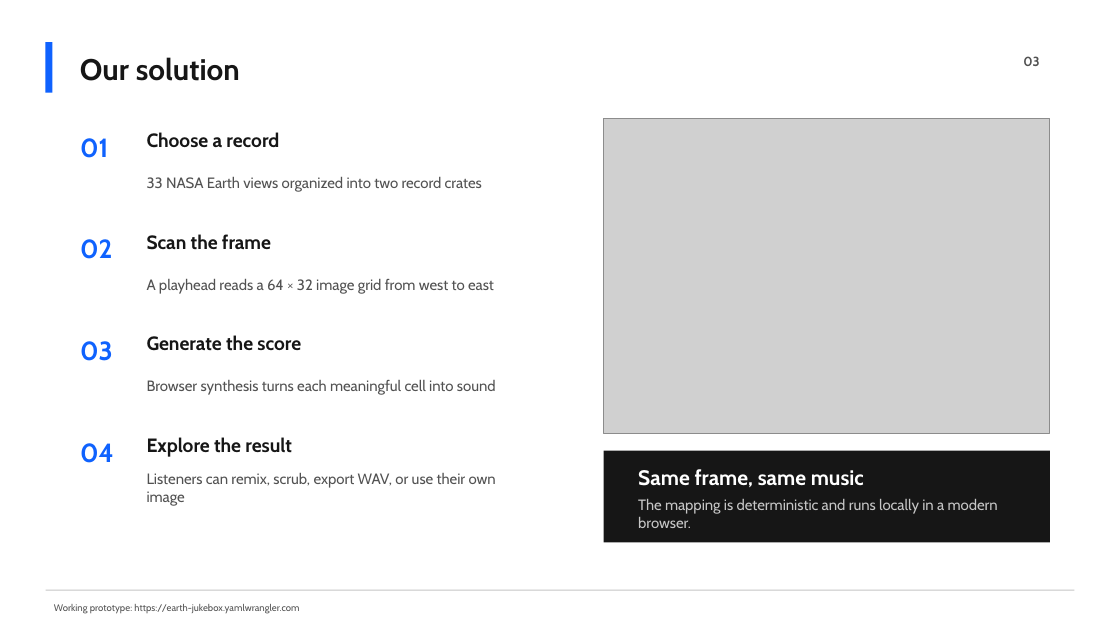
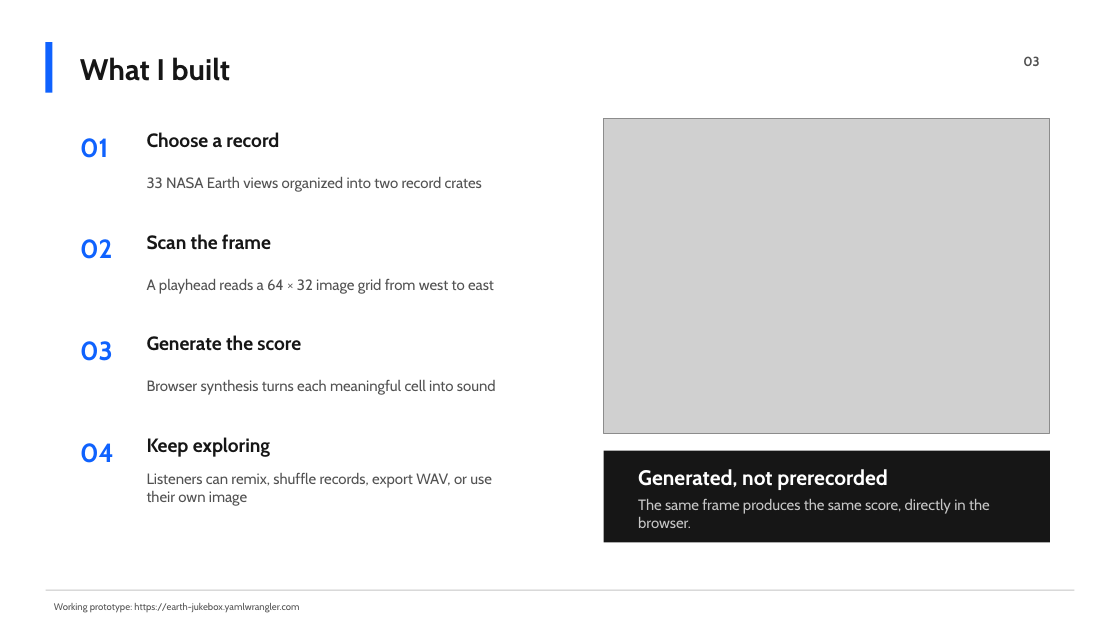
Before and after one commit to fumbles/spaceapps-earth-information-jukebox, a slide deck: slide 3 of earth-information-jukebox-student-pitch.pptx. Drawn at 1120x630 pixels with LibreOffice and Linux fonts; fonts in the diff are those of the drawing; grey boxes stand for pictures. Boxes give left, top, right and bottom in pixels: in the first picture for what was removed or moved away, otherwise in the second. Text is boxed around its words. In the diff, an @@ line names an element or a change of style, - is before the commit and + after.

```diff
--- a/earth-information-jukebox-student-pitch.pptx
+++ b/earth-information-jukebox-student-pitch.pptx
@@ text at <box>80,57,230,81</box>: text changed @@
-Our solution
+What I built
@@ text at <box>147,437,270,457</box>: text changed @@
-Explore the result
+Keep exploring
@@ text at <box>147,473,492,506</box>: text changed @@
-Listeners can remix, scrub, export WAV, or use their own image
+Listeners can remix, shuffle records, export WAV, or use their own image
@@ text at <box>638,469,888,490</box>: text changed @@
-Same frame, same music
+Generated, not prerecorded
@@ text at <box>638,499,990,528</box>: text changed @@
-The mapping is deterministic and runs locally in a modern browser.
+The same frame produces the same score, directly in the browser.
```
Also in this commit, not shown: 3 other slides changed, 5 other files.
